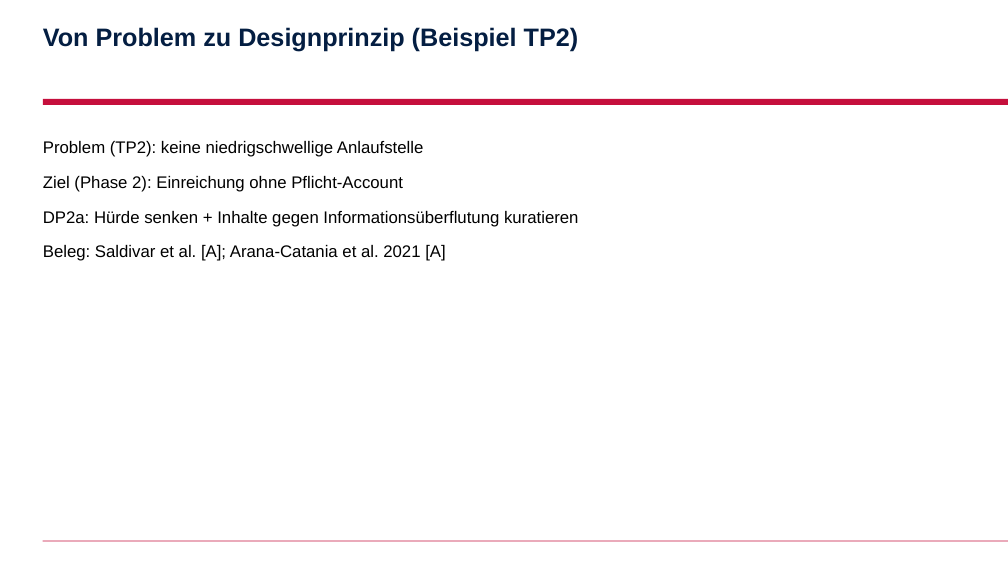
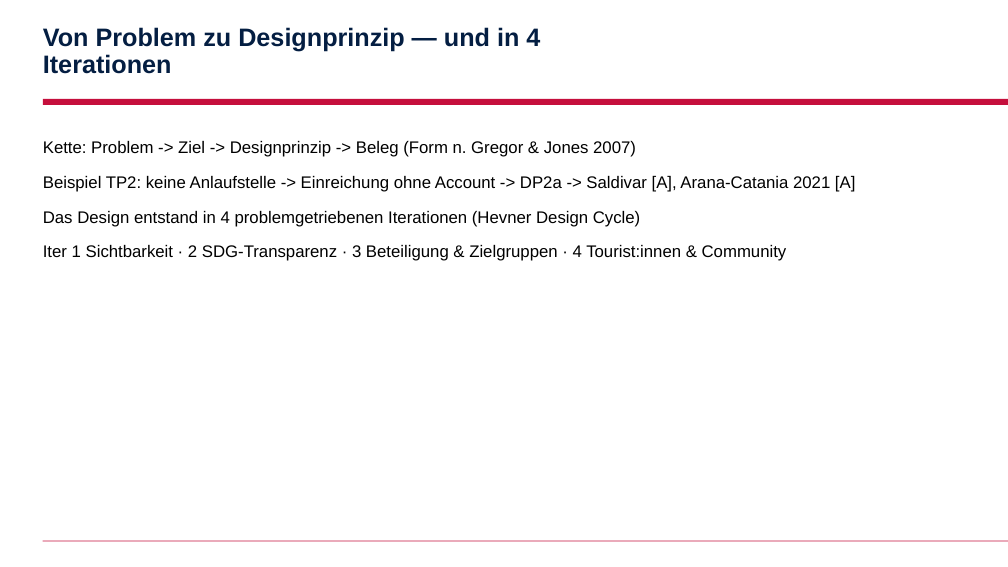
Before and after one commit to AnshulAgrawal7/zoe-sustainability-platform, a slide deck: slide 4 of docs/slides/marieclaire.pptx. Drawn at 1008x567 pixels with LibreOffice and Linux fonts; fonts in the diff are those of the drawing; background and template pictures are left out. Boxes give left, top, right and bottom in pixels: in the first picture for what was removed or moved away, otherwise in the second. Text is boxed around its words. In the diff, an @@ line names an element or a change of style, - is before the commit and + after.

```diff
--- a/docs/slides/marieclaire.pptx
+++ b/docs/slides/marieclaire.pptx
@@ title at box(43, 27, 540, 74): text changed @@
-Von Problem zu Designprinzip (Beispiel TP2)
+Von Problem zu Designprinzip — und in 4 Iterationen
@@ text at box(43, 141, 855, 261): text changed @@
-Problem (TP2): keine niedrigschwellige Anlaufstelle
-Ziel (Phase 2): Einreichung ohne Pflicht-Account
-DP2a: Hürde senken + Inhalte gegen Informationsüberflutung kuratieren
-Beleg: Saldivar et al. [A]; Arana-Catania et al. 2021 [A]
+Kette: Problem -> Ziel -> Designprinzip -> Beleg (Form n. Gregor & Jones 2007)
+Beispiel TP2: keine Anlaufstelle -> Einreichung ohne Account -> DP2a -> Saldivar [A], Arana-Catania 2021 [A]
+Das Design entstand in 4 problemgetriebenen Iterationen (Hevner Design Cycle)
+Iter 1 Sichtbarkeit · 2 SDG-Transparenz · 3 Beteiligung & Zielgruppen · 4 Tourist:innen & Community
```
Also in this commit, not shown: 5 other slides changed, 3 slides added, 3 slides removed, 8 other files.
